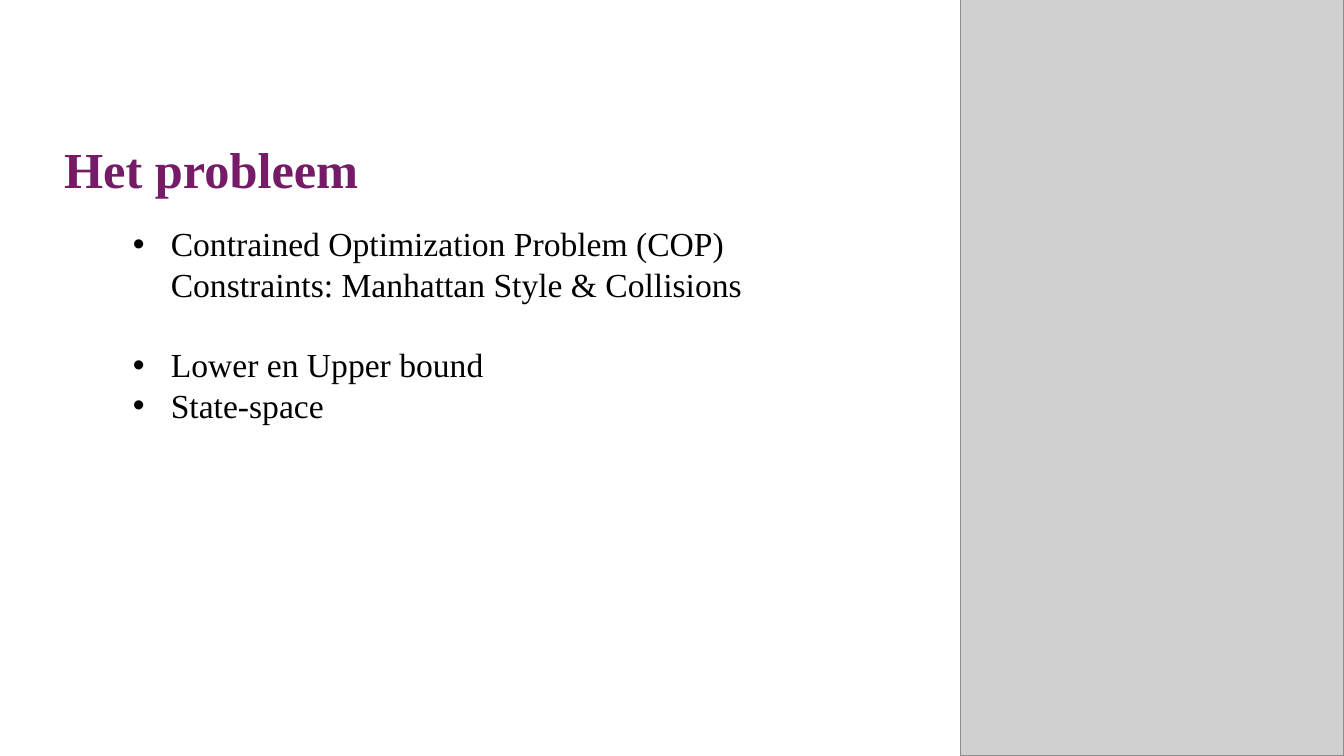
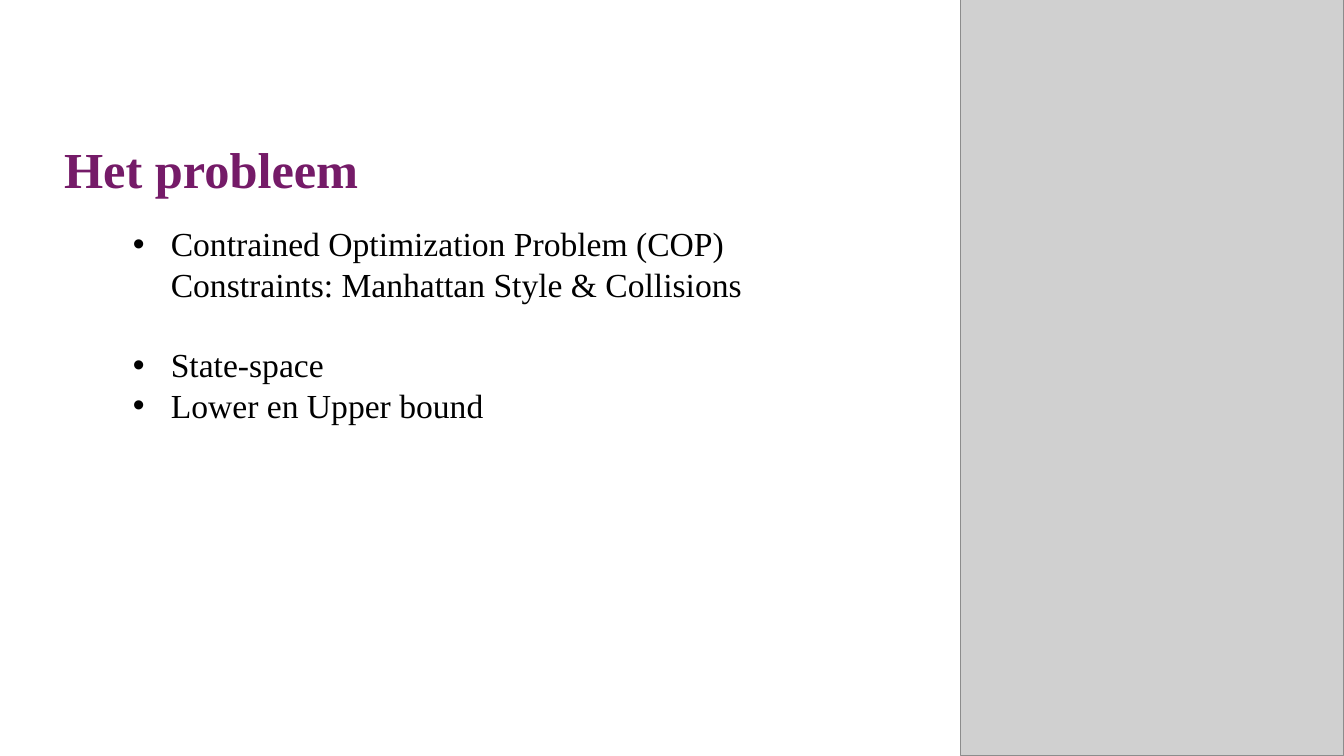
Before and after one commit to lisaeindhoven/chips-and-circuits, a slide deck: slide 7 of docs/Schutte_Eindhoven_vdLaan_C&C.pptx. Drawn at 1344x756 pixels with LibreOffice and Linux fonts; fonts in the diff are those of the drawing; grey boxes stand for pictures; background and template pictures are left out. Boxes give left, top, right and bottom in pixels: in the first picture for what was removed or moved away, otherwise in the second. Text is boxed around its words. In the diff, an @@ line names an element or a change of style, - is before the commit and + after.

```diff
--- a/docs/Schutte_Eindhoven_vdLaan_C&C.pptx
+++ b/docs/Schutte_Eindhoven_vdLaan_C&C.pptx
@@ text at (x1=171, y1=354, x2=324, y2=384): paragraph added @@
+    • State-space
@@ text at (x1=171, y1=395, x2=324, y2=424): paragraph removed @@
-    • State-space
```
Also in this commit, not shown: 10 other slides changed, 3 slides added.
